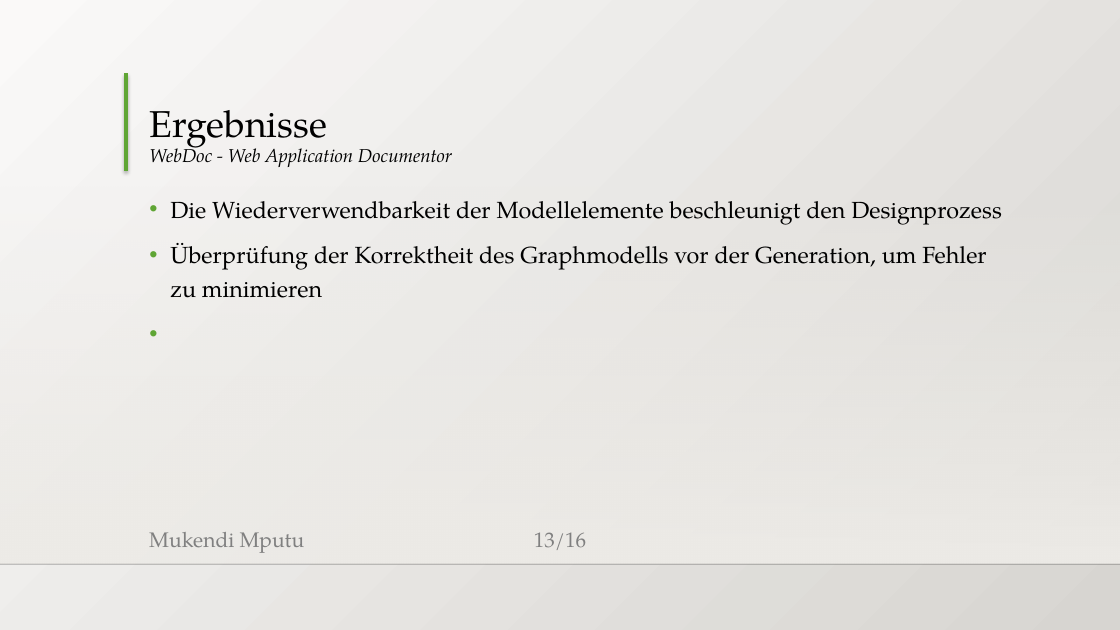
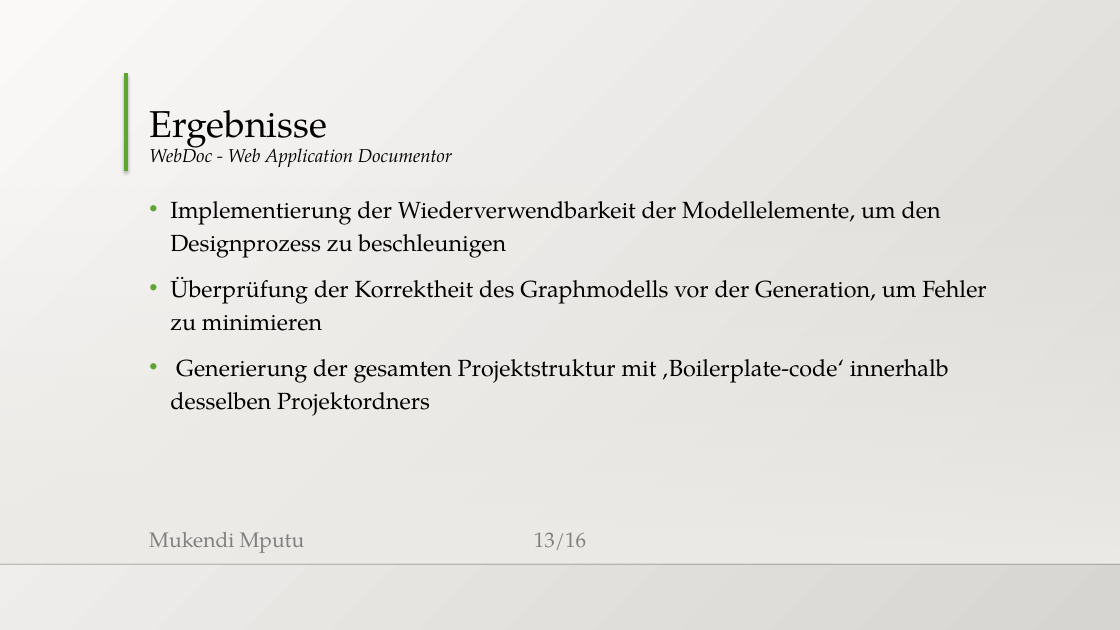
Before and after one commit to MukendiMputu/BachelorThesis, a slide deck: slide 13 of Abschlussvortrag.pptx. Drawn at 1120x630 pixels with LibreOffice and Linux fonts; fonts in the diff are those of the drawing; background and template pictures are left out. Boxes give left, top, right and bottom in pixels: in the first picture for what was removed or moved away, otherwise in the second. Text is boxed around its words. In the diff, an @@ line names an element or a change of style, - is before the commit and + after.

```diff
--- a/Abschlussvortrag.pptx
+++ b/Abschlussvortrag.pptx
@@ text at bbox=[170, 201, 941, 258]: text changed @@
-• Die Wiederverwendbarkeit der Modellelemente beschleunigt den Designprozess
+• Implementierung der Wiederverwendbarkeit der Modellelemente, um den Designprozess zu beschleunigen
@@ text at bbox=[170, 359, 949, 416]: paragraph added @@
+• Generierung der gesamten Projektstruktur mit ‚Boilerplate-code‘ innerhalb desselben Projektordners
```
Also in this commit, not shown: 1 other slide changed, 1 slide removed, 5 other files.
